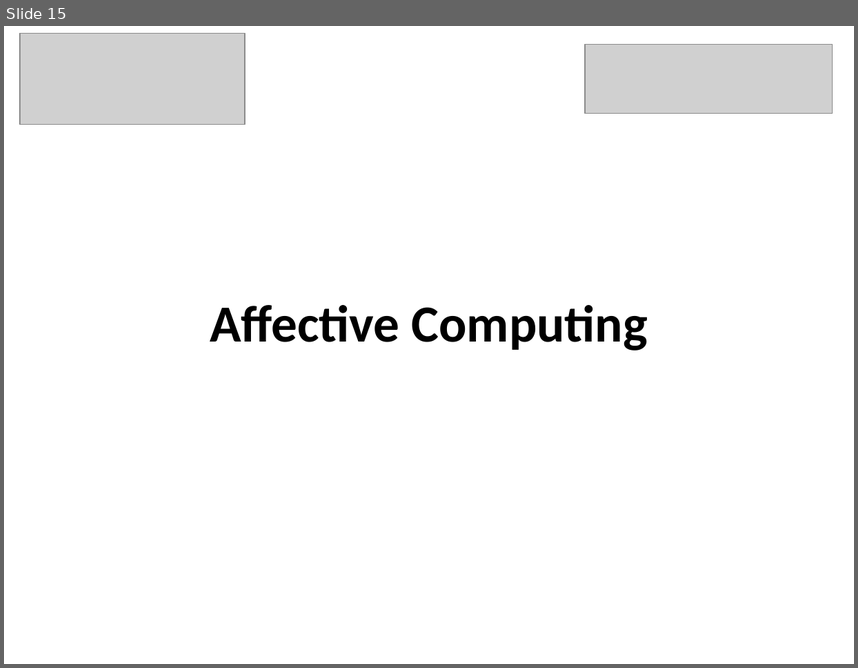
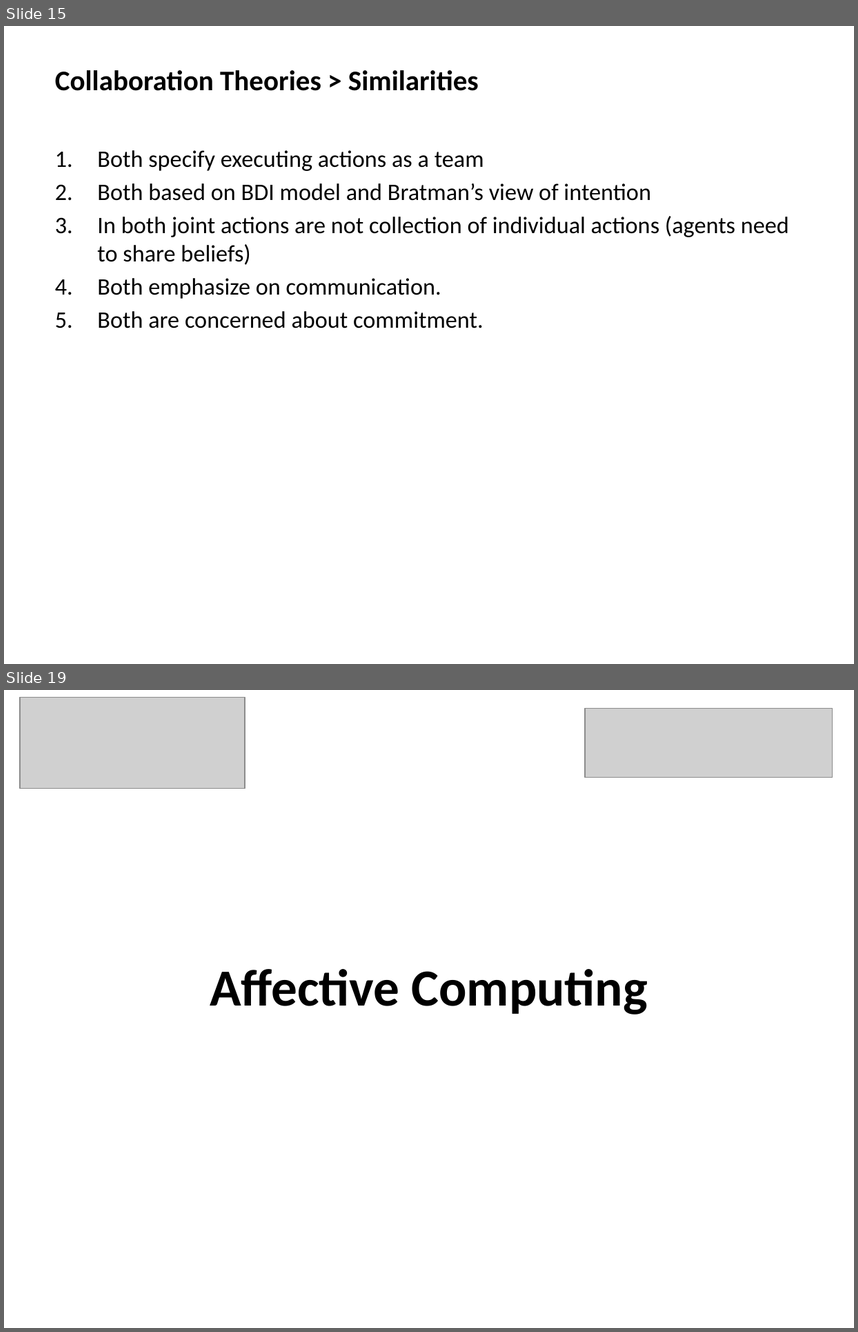
Before and after one commit to mshayganfar/CompExam1, a slide deck: presentation/PhD-comprehensive-exam.pptx. Shown one above the other, each under a label of ours: slide 15 before the commit, slides 15 and 19 after it; the slides between them are not shown. The pictures are 858x668 and 858x1332 pixels, drawn with LibreOffice and Linux fonts; fonts in the diff are those of the drawing; grey boxes stand for pictures. Boxes give left, top, right and bottom in pixels: in the first picture for what was removed or moved away, otherwise in the second. Text is boxed around its words. In the diff, an @@ line names an element or a change of style, - is before the commit and + after.

```diff
--- a/presentation/PhD-comprehensive-exam.pptx
+++ b/presentation/PhD-comprehensive-exam.pptx
@@ slide 15 added at <box>4,26,854,664</box>, background #FFFFFF @@
@@ text added at <box>55,70,479,91</box>, 24 pt, text #000000, bold @@
+Collaboration Theories > Similarities
@@ text added at <box>97,150,789,328</box>, 20 pt, text #000000 @@
+1. Both specify executing actions as a team
+2. Both based on BDI model and Bratman’s view of intention
+3. In both joint actions are not collection of individual actions (agents need to share beliefs)
+4. Both emphasize on communication.
+5. Both are concerned about commitment.
@@ what was slide 15 is now slide 19 @@
```
Also in this commit, not shown: 3 other slides added.
